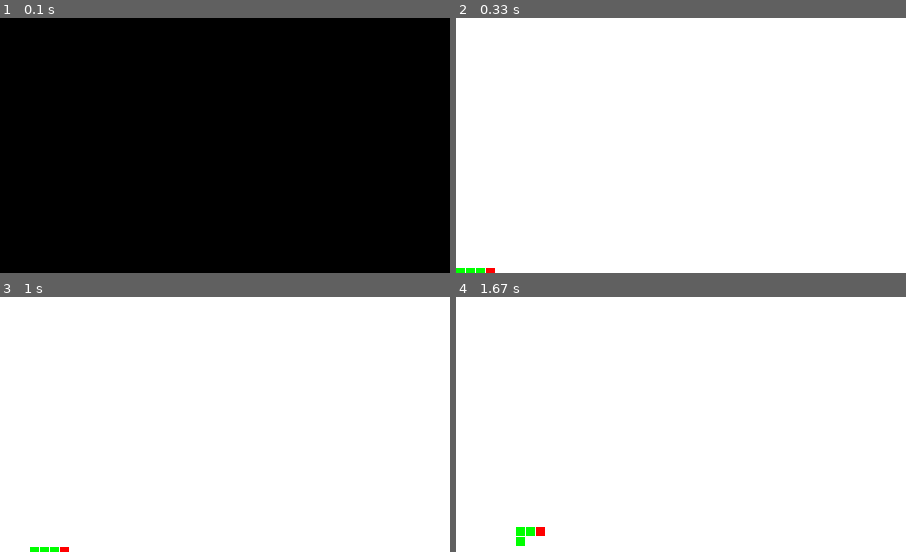
Above: before the commit, frames 1-4 (two rows, left to right).
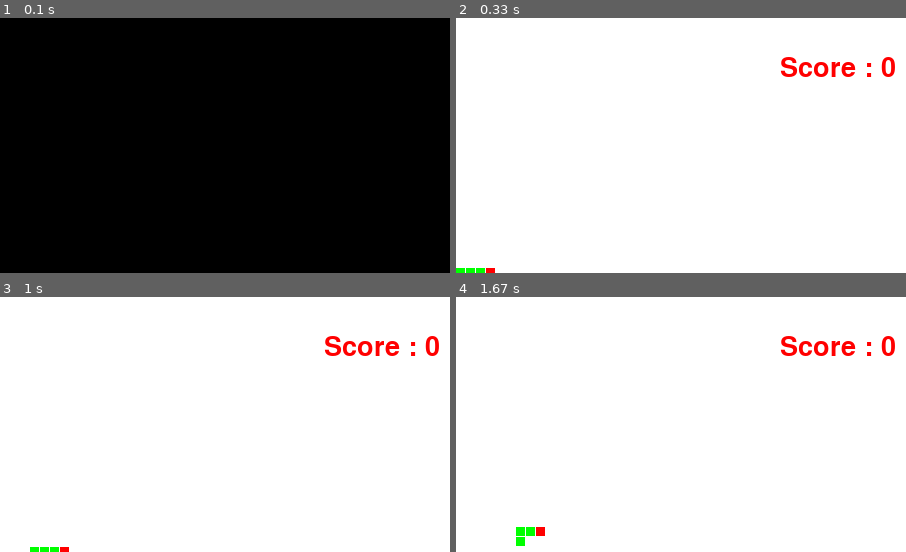
Above: after the commit, the same moments.

Repository: kaddour-khaled/pygame
Game: pygame game, started from snake.py
Two runs of this game, one before a commit and one after it. Both use one fixed random seed, a clock stepped at 60 frames per second and the inputs below.
Inputs:
- Up to frame 1 (0.1 s): no input
- Up to frame 2 (0.33 s): no input
- Up to frame 3 (1 s): hold Up from 0.83 s (still down)
- Up to frame 4 (1.67 s): release Up at 1.3 s; hold Right from 1.33 s (still down)
The pictures show only the part of the screen within x 50-100%, y 0-50%; the shares and areas given below are measured in that part.

Frame 1 is identical in both runs. In frame 2, 0.8% of the frame differs, in the area x 72-98%, y 15-24%; in frame 3, 0.8%; in frame 4, 0.8%.

Commit message:
draw the score

Diff:
--- a/snake.py
+++ b/snake.py
@@ -1,6 +1,6 @@
 import pygame
 import random
-
+pygame.font.init()
 # initialize Global variabel
 
 WIDTH, HEIGHT = 900, 510
@@ -11,6 +11,7 @@
 
 LOSE_EVENT = pygame.USEREVENT + 1
 
+SCORE_FONT = pygame.font.SysFont('comicsans', 40)
 
 HEAD_COLOR = (255, 0, 0)
 BODY_COLOR = (0, 255, 0)
@@ -86,6 +87,8 @@
         else:
             pygame.draw.rect(WINDOW, BODY_COLOR, r)
 
+    SCORE = SCORE_FONT.render("Score : " + str(len(snake)-BASE_LENGTH_SNAKE), 1, HEAD_COLOR)
+    WINDOW.blit(SCORE, (WIDTH - SCORE.get_width() - 10, SCORE.get_height()+10))
     # draw food
     pygame.draw.rect(WINDOW, HEAD_COLOR, food)
     # update the window
@@ -99,6 +102,7 @@
     snake = init_snake()
     food = create_random_food()
     DX, DY = 1, 0
+    scoor = 0
 
     while run:
         clock.tick(FPS)
